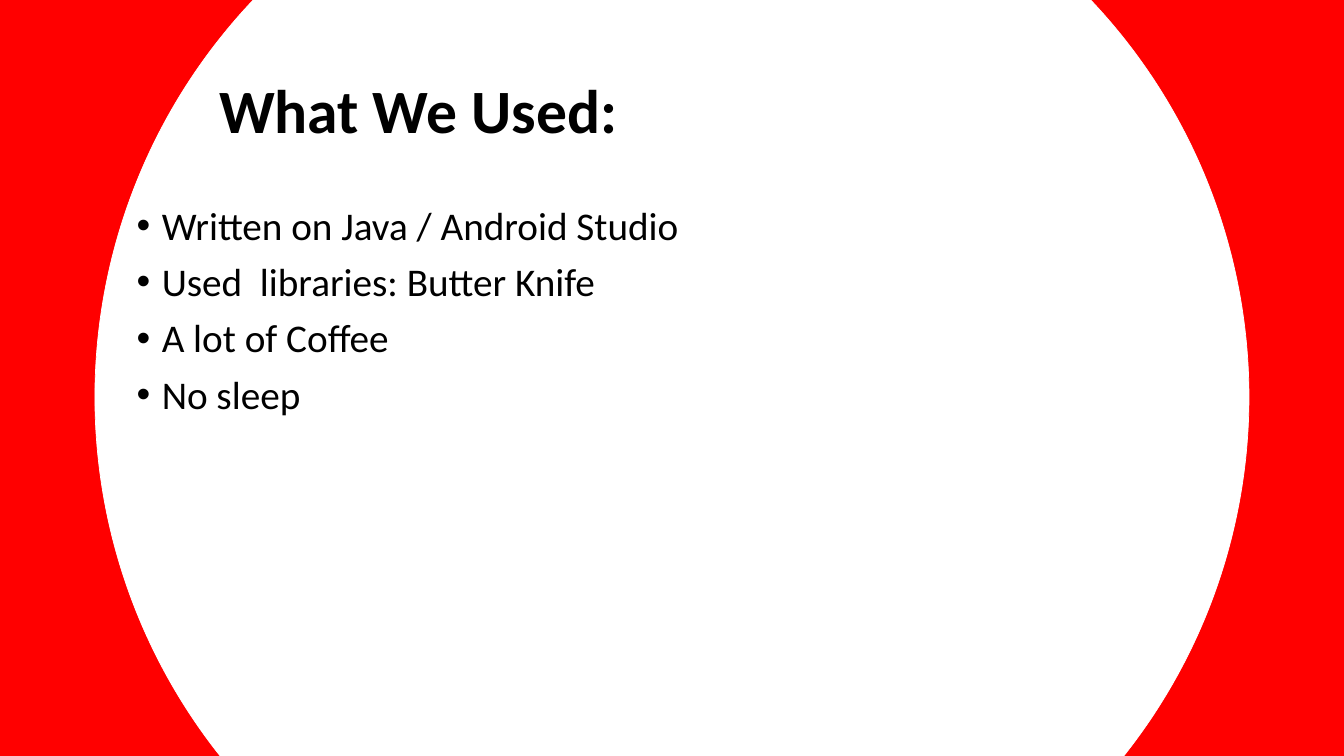
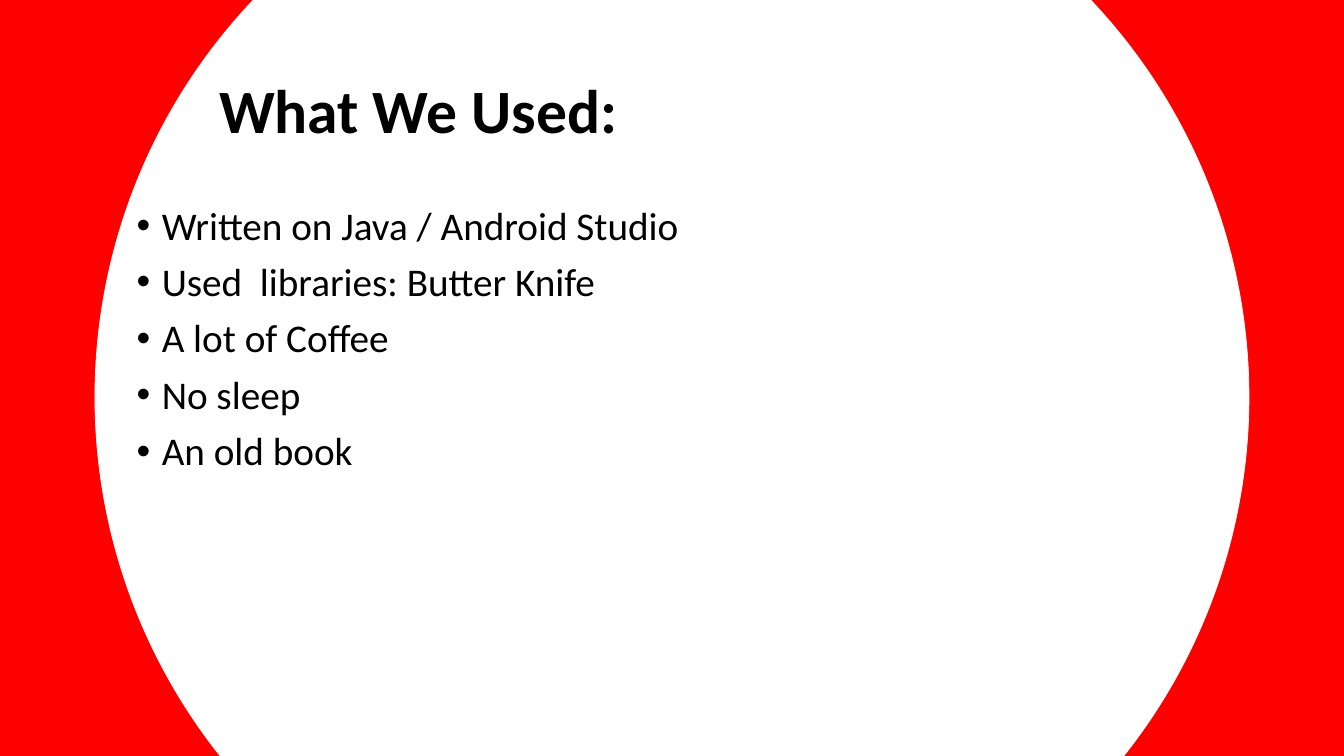
Before and after one commit to KalinD/The-ERRORs, a slide deck: slide 6 of Xames.pptx. Drawn at 1344x756 pixels with LibreOffice and Linux fonts; fonts in the diff are those of the drawing. Boxes give left, top, right and bottom in pixels: in the first picture for what was removed or moved away, otherwise in the second. Text is boxed around its words. In the diff, an @@ line names an element or a change of style, - is before the commit and + after.

```diff
--- a/Xames.pptx
+++ b/Xames.pptx
@@ text at (162, 437, 353, 466): paragraph added @@
+• An old book
```
Also in this commit, not shown: 1 other slide changed.
